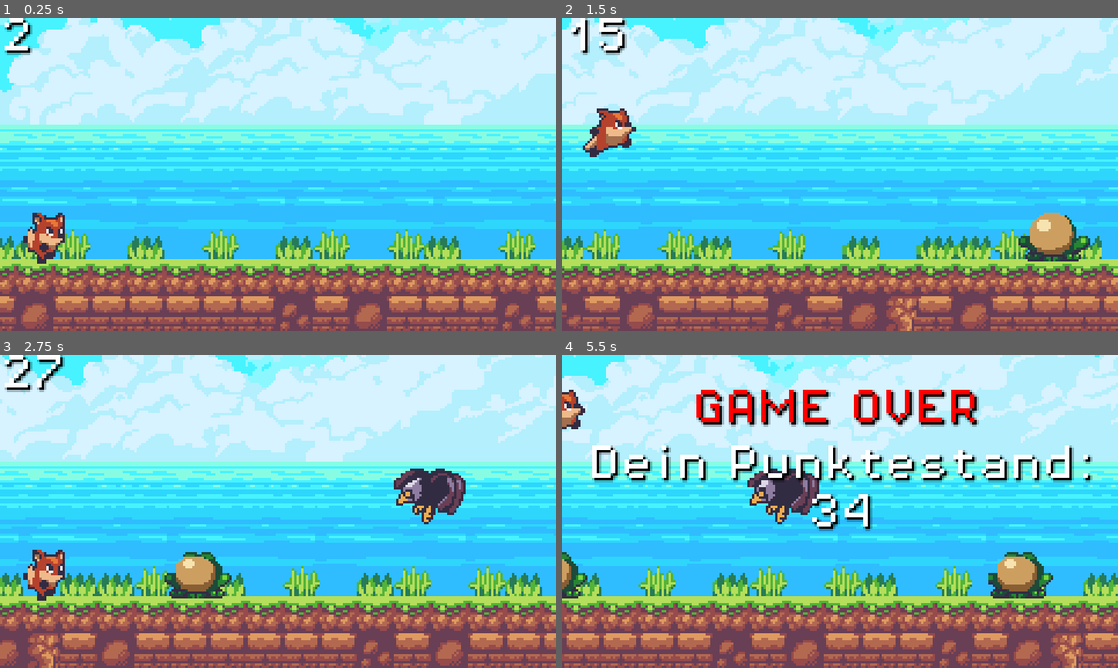
Above: before the commit, frames 1-4 (two rows, left to right).
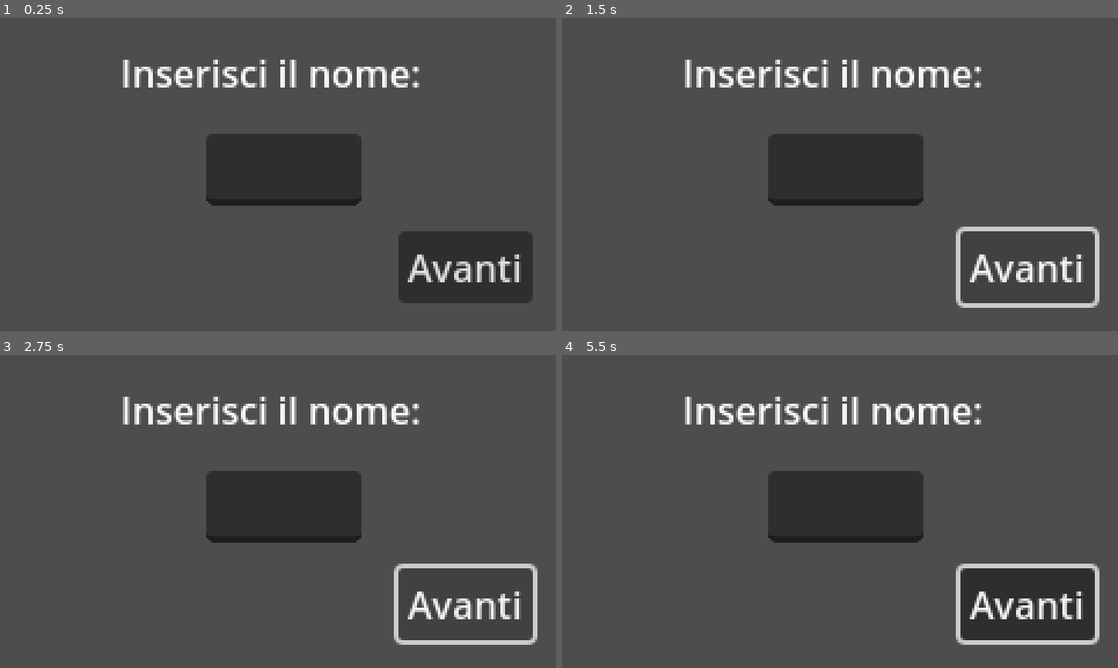
Above: after the commit, the same moments.

Repository: AmarAzizi/FoxAndFurious
Game: Godot game, scene res://scenes/iniziale.tscn
Two runs of this game, one before a commit and one after it. Both use one fixed random seed, a clock stepped at 60 frames per second and the inputs below. Before the commit the project starts from res://scenes/game.tscn.
Inputs (mouse positions are in pixels of both pictures, inside the frame that each line leads up to):
- Up to frame 1 (0.25 s): no input
- Up to frame 2 (1.5 s): click (1029, 268) at 0.5 s, where only the run after the commit has a clickable "Avanti"; click (1029, 268) at 1.25 s, where only the run after the commit has a clickable "Avanti"
- Up to frame 3 (2.75 s): click (467, 605) at 2 s, where only the run after the commit has a clickable "Avanti"
- Up to frame 4 (5.5 s): move the mouse to (962, 495) at 2.77 s; click (962, 495) at 2.85 s; move the mouse to (728, 527) at 3.52 s; tap Space (spazio) at 3.6, 5.1 s; move the mouse to (895, 442) at 4.27 s; click (895, 442) at 4.35 s; move the mouse to (812, 574) at 5.02 s

The runs differ from the first frame. In frame 1, 100% of the frame differs, in the area x 0-100%, y 0-100%; in frame 2, 100%; in frame 3, 100%; in frame 4, 99%.

Commit message:
Hinzufügen des Startbildschirms

Diff:
--- a/project.godot
+++ b/project.godot
@@ -11,7 +11,7 @@
 [application]
 
 config/name="Fox And Furious"
-run/main_scene="res://scenes/game.tscn"
+run/main_scene="res://scenes/iniziale.tscn"
 config/features=PackedStringArray("4.3", "Mobile")
 config/icon="res://Fox_logo.webp"
 
--- /dev/null
+++ b/scenes/iniziale.tscn
@@ -0,0 +1,35 @@
+[gd_scene load_steps=2 format=3 uid="uid://c7axo5tqraxun"]
+
+[ext_resource type="Script" path="res://scripts/iniziale.gd" id="1_rmkau"]
+
+[node name="Control" type="Control"]
+layout_mode = 3
+anchors_preset = 0
+offset_right = 240.0
+offset_bottom = 135.0
+script = ExtResource("1_rmkau")
+
+[node name="Label" type="Label" parent="."]
+layout_mode = 0
+offset_left = 52.0
+offset_top = 12.0
+offset_right = 182.0
+offset_bottom = 35.0
+text = "Inserisci il nome:"
+
+[node name="LineEdit" type="LineEdit" parent="."]
+layout_mode = 0
+offset_left = 89.0
+offset_top = 50.0
+offset_right = 156.063
+offset_bottom = 81.0
+
+[node name="Button" type="Button" parent="."]
+layout_mode = 0
+offset_left = 172.0
+offset_top = 92.0
+offset_right = 230.0
+offset_bottom = 123.0
+text = "Avanti"
+
+[connection signal="pressed" from="Button" to="." method="_on_button_pressed"]
--- /dev/null
+++ b/scripts/iniziale.gd
@@ -0,0 +1,16 @@
+extends Control
+
+@onready var name_input = $LineEdit
+@onready var start_button = $Button
+
+func _ready():
+	# -> Metodo più “Godot 4 style”
+	start_button.pressed.connect(_on_start_button_pressed)
+
+func _on_start_button_pressed():
+	var player_name = name_input.text.strip_edges()
+	if player_name != "":
+		print("Nome del giocatore:", player_name)
+		get_tree().change_scene("res://scenes/node.tscn")
+	else:
+		print("Per favore, inserisci un nome valido.")
Not shown, added: scenes/sch43E.tmp
